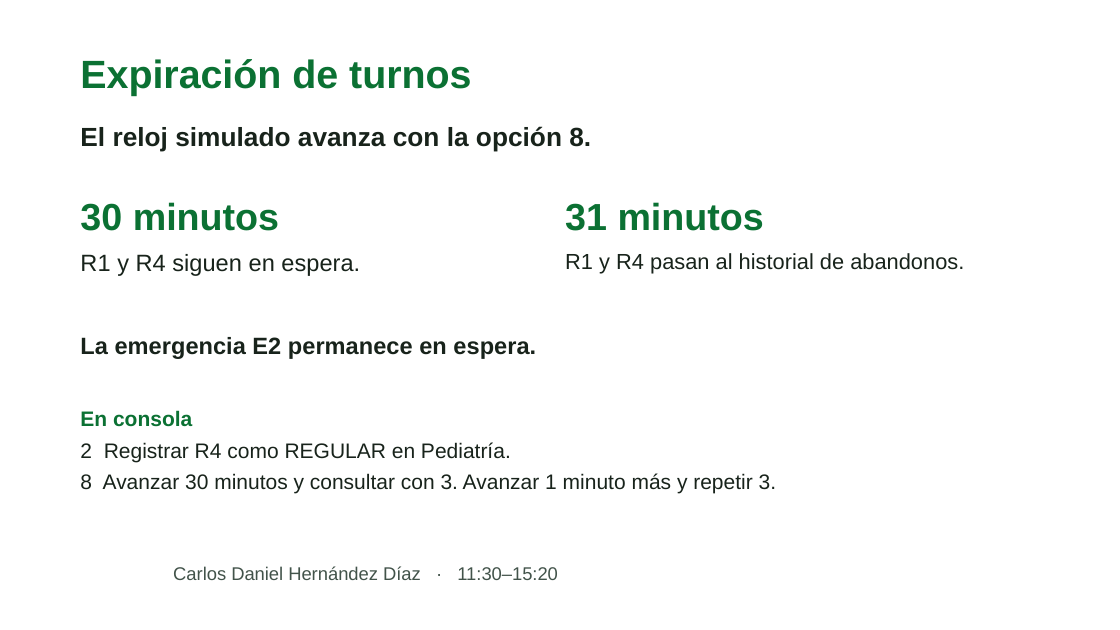
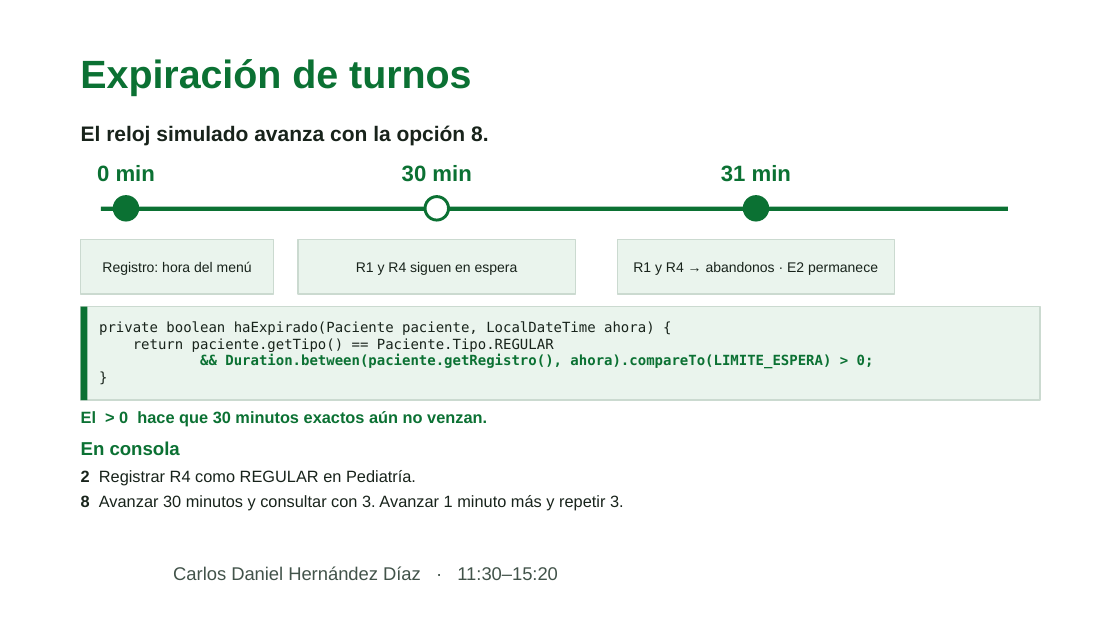
Before and after one commit to whoislaura/clinica-turnos-prioritarios, a slide deck: slide 6 of presentacion/Equipo-8-Clinica-de-turnos.pptx. Drawn at 1120x630 pixels with LibreOffice and Linux fonts; fonts in the diff are those of the drawing; background and template pictures are left out. Boxes give left, top, right and bottom in pixels: in the first picture for what was removed or moved away, otherwise in the second. Text is boxed around its words. In the diff, an @@ line names an element or a change of style, - is before the commit and + after.

```diff
--- a/presentacion/Equipo-8-Clinica-de-turnos.pptx
+++ b/presentacion/Equipo-8-Clinica-de-turnos.pptx
@@ text "El reloj simulado avanza con ..." at [81,125,488,146]: size 22.5 to 18 pt @@
@@ text added at [97,165,155,182], 19 pt, text #0B7133, bold @@
+0 min
@@ text added at [402,165,471,182], 19 pt, text #0B7133, bold @@
+30 min
@@ text at [721,165,791,182]: text changed; size 32.2 to 19 pt @@
-31 minutos
+31 min
@@ text removed at [80,202,279,231] @@
-30 minutos
@@ rectangle added at [101,207,1008,211], fill #0B7133 @@
@@ ellipse added at [114,197,138,220], fill #0B7133, outline #0B7133 2.5 pt @@
@@ ellipse added at [425,197,449,220], fill #FFFFFF, outline #0B7133 2.5 pt @@
@@ ellipse added at [744,197,768,220], fill #0B7133, outline #0B7133 2.5 pt @@
@@ rectangle added at [81,239,274,294], fill #EAF4ED, outline #CBDAD0 1.25 pt @@
@@ rectangle added at [298,239,576,294], fill #EAF4ED, outline #CBDAD0 1.25 pt @@
@@ text "R1 y R4 siguen en ..." at [356,262,518,275]: vertical alignment top to middle @@
@@ rectangle added at [618,239,895,294], fill #EAF4ED, outline #CBDAD0 1.25 pt @@
@@ text "R1 y R4 → abandonos ..." at [633,262,878,275]: vertical alignment top to middle @@
@@ text added at [102,261,252,275], 12 pt, text #18231B @@
+Registro: hora del menú
@@ text at [356,262,518,275]: text changed; size 20.2 to 12 pt @@
-R1 y R4 siguen en espera.
+R1 y R4 siguen en espera
@@ text at [633,262,878,275]: text changed; size 18.8 to 12 pt @@
-R1 y R4 pasan al historial de abandonos.
+R1 y R4 → abandonos · E2 permanece
@@ rectangle added at [81,307,1040,400], fill #EAF4ED, outline #CBDAD0 1.25 pt @@
@@ rectangle added at [81,307,87,400], fill #0B7133 @@
@@ text added at [99,321,874,369], 12 pt, text #18231B @@
+private boolean haExpirado(Paciente paciente, LocalDateTime ahora) {
+return paciente.getTipo() == Paciente.Tipo.REGULAR
+&& Duration.between(paciente.getRegistro(), ahora).compareTo(LIMITE_ESPERA) > 0;
+}
@@ text removed at [80,337,536,359] @@
-La emergencia E2 permanece en espera.
@@ text added at [81,411,487,427], 14 pt, text #0B7133, bold @@
+El > 0 hace que 30 minutos exactos aún no venzan.
@@ text "En consola": place and size @@
-text "En consola" at [80,410,192,427]
+text "En consola" at [81,441,180,456]
@@ text "En consola" at [81,441,180,456]: size 18 to 16 pt @@
@@ text "2 Registrar R4 como REGULAR ...": place and size @@
-text "2 Registrar R4 como REGULAR ..." at [80,442,511,462]
+text "2 Registrar R4 como REGULAR ..." at [81,470,416,486]
@@ text "2 Registrar R4 como REGULAR ..." at [81,470,416,486]: size 18 to 14 pt; bold on in "2" @@
@@ text "8 Avanzar 30 minutos y ...": place and size @@
-text "8 Avanzar 30 minutos y ..." at [80,473,776,494]
+text "8 Avanzar 30 minutos y ..." at [81,495,624,511]
@@ text "8 Avanzar 30 minutos y ..." at [81,495,624,511]: size 18 to 14 pt; bold on in "8" @@
```
Also in this commit, not shown: 7 other slides changed, 2 other files.
